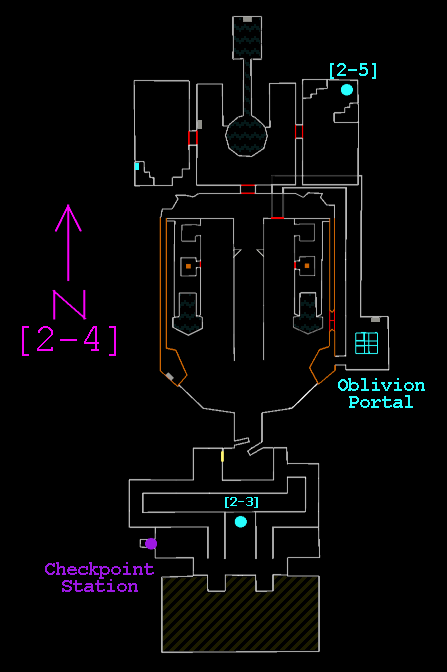
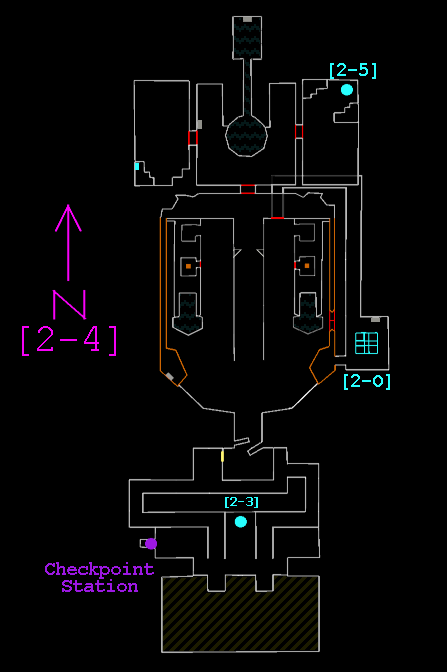
Layers edited between the first and the second w=447, h=672 image:
renamed "Oblivion ..." to "[2-O]", painted on it over [338, 374, 425, 408]
